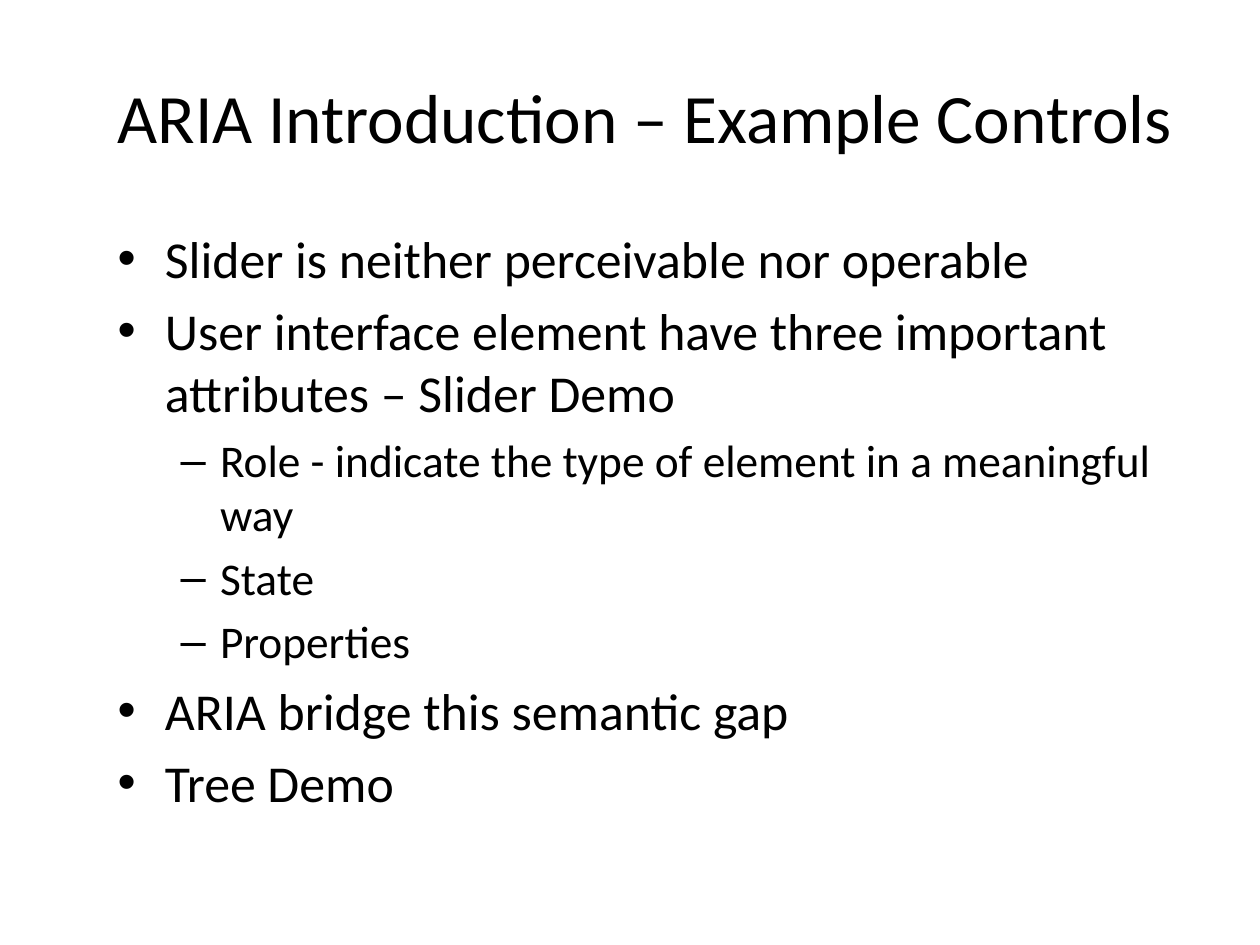
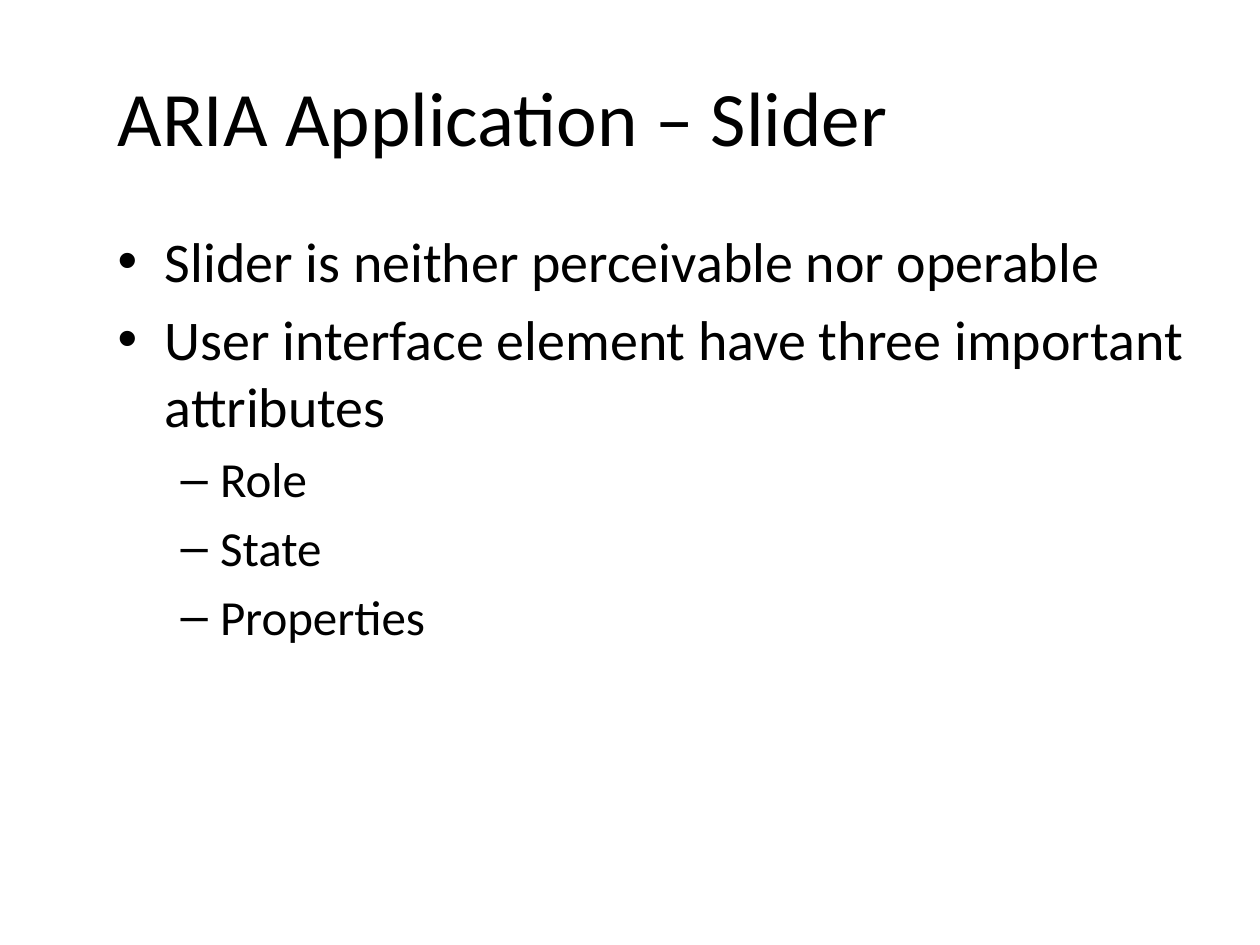
Before and after one commit to punchouty/accessibility, a slide deck: slide 14 of ppt/aria.pptx (slide 8 before the commit). Drawn at 1260x945 pixels with LibreOffice and Linux fonts; fonts in the diff are those of the drawing; background and template pictures are left out. Boxes give left, top, right and bottom in pixels: in the first picture for what was removed or moved away, otherwise in the second. Text is boxed around its words. In the diff, an @@ line names an element or a change of style, - is before the commit and + after.

Commit message:
Minor modification in ARIA ppt

```diff
--- a/ppt/aria.pptx
+++ b/ppt/aria.pptx
@@ title at (118, 92, 887, 159): text changed; size 39.6 to 44 pt @@
-ARIA Introduction – Example Controls
+ARIA Application – Slider
@@ text at (165, 243, 1099, 643): size 29.6 to 32 pt in "Slider is neither perceivable nor operable"; size 25.9 to 28 pt in "State", "Properties" @@
@@ text at (165, 321, 1182, 498): text changed; size 29.6 to 32 pt @@
-• User interface element have three important attributes – Slider Demo
-  – Role - indicate the type of element in a meaningful way
+• User interface element have three important attributes
+  – Role
@@ text at (165, 694, 788, 803): paragraphs removed @@
-• ARIA bridge this semantic gap
-• Tree Demo
```
Also in this commit, not shown: 4 other slides changed, 7 slides added, 3 other files.
